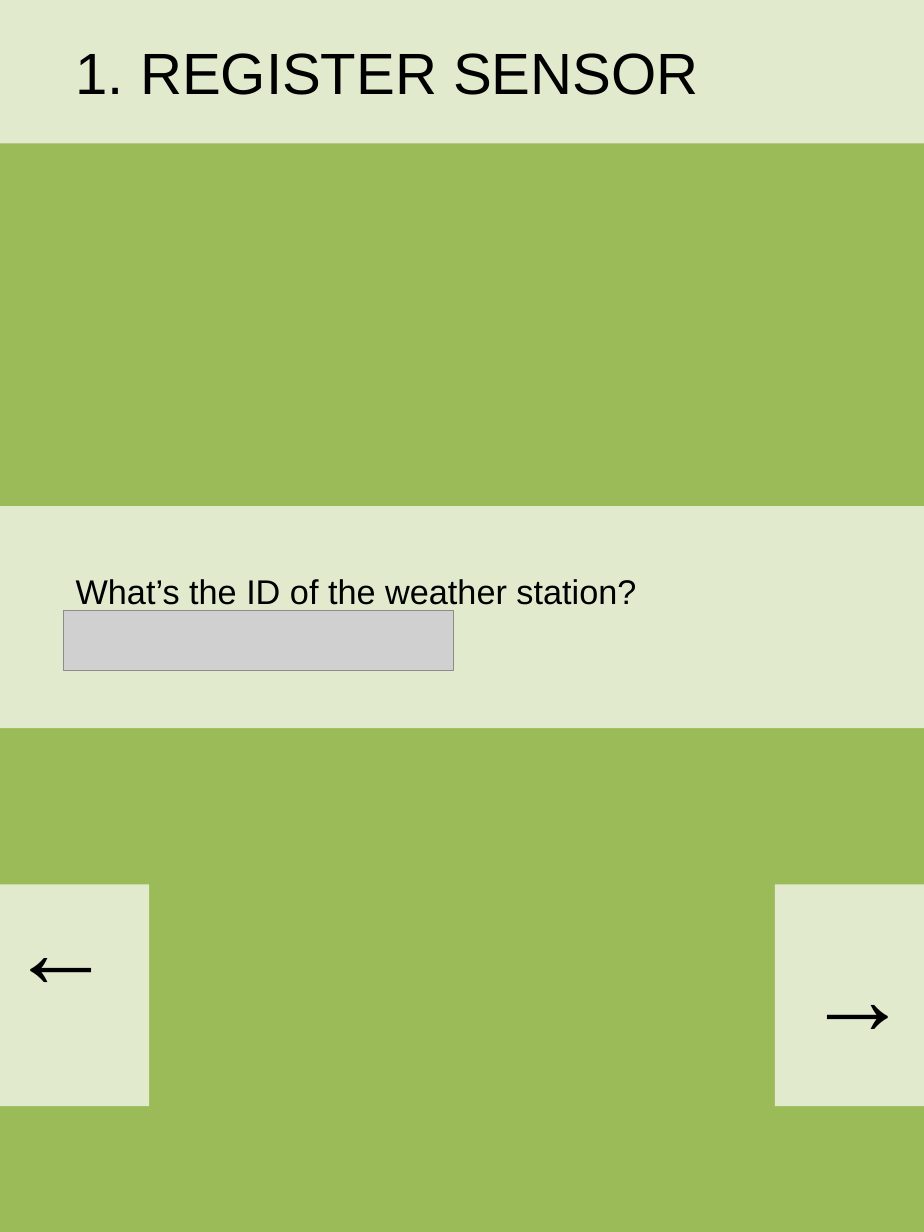
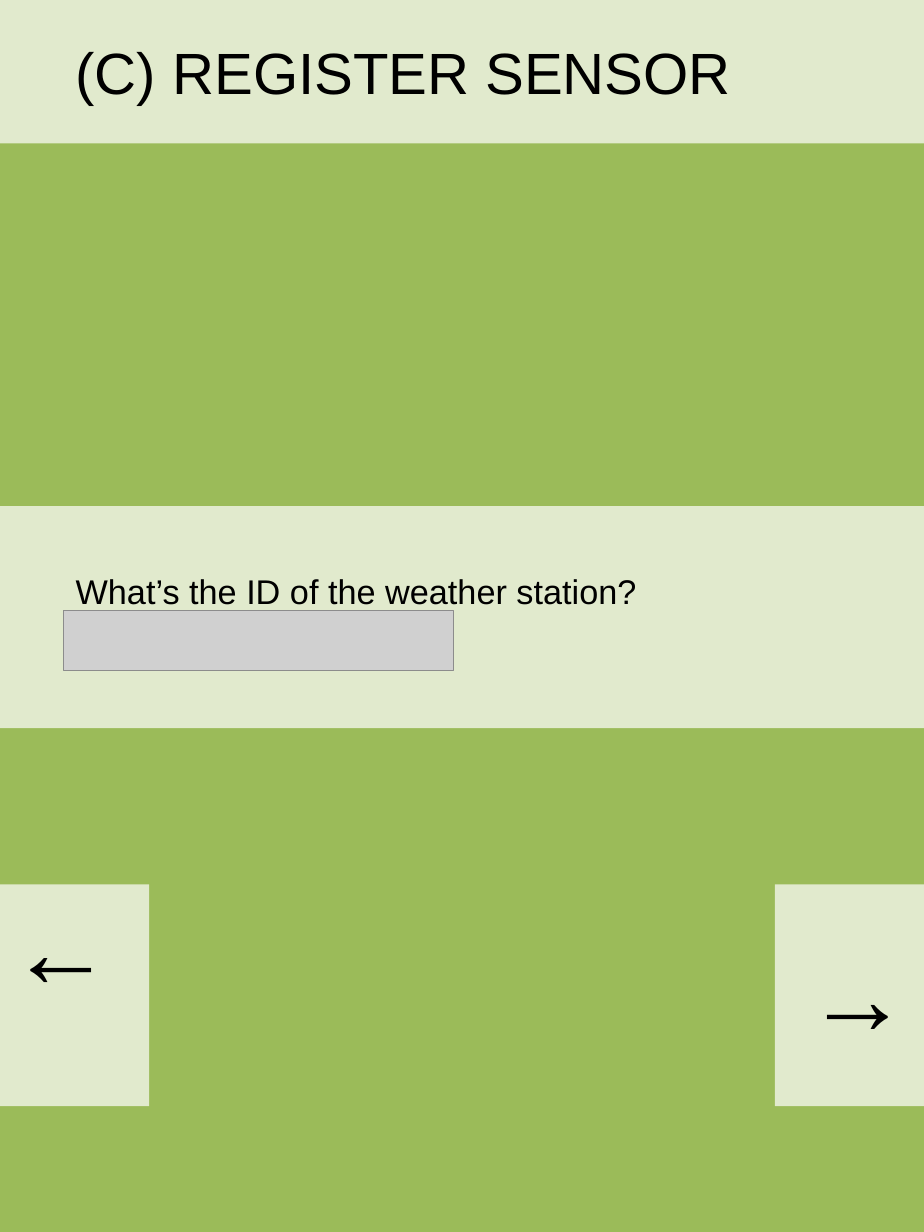
Before and after one commit to yobitechnologies/C3, a slide deck: slide 4 of Concept.pptx (slide 3 before the commit). Drawn at 924x1232 pixels with LibreOffice and Linux fonts; fonts in the diff are those of the drawing; grey boxes stand for pictures. Boxes give left, top, right and bottom in pixels: in the first picture for what was removed or moved away, otherwise in the second. Text is boxed around its words. In the diff, an @@ line names an element or a change of style, - is before the commit and + after.

```diff
--- a/Concept.pptx
+++ b/Concept.pptx
@@ text at bbox=[76, 52, 730, 105]: text changed @@
-1. REGISTER SENSOR
+(C) REGISTER SENSOR
```
Also in this commit, not shown: 13 other slides changed, 15 other files.
